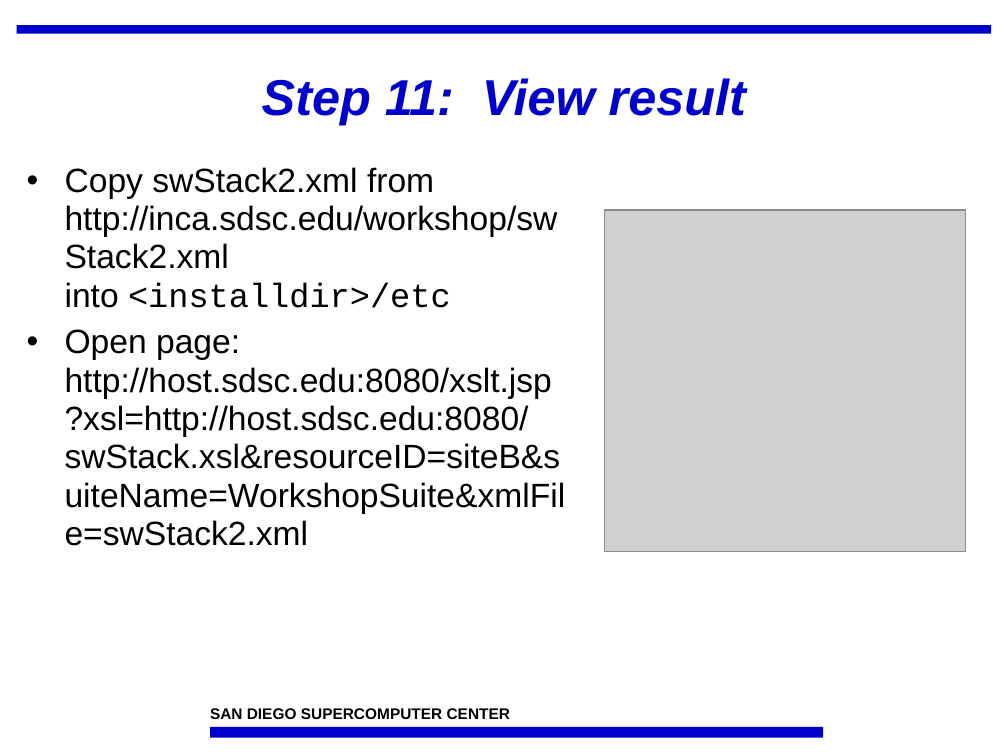
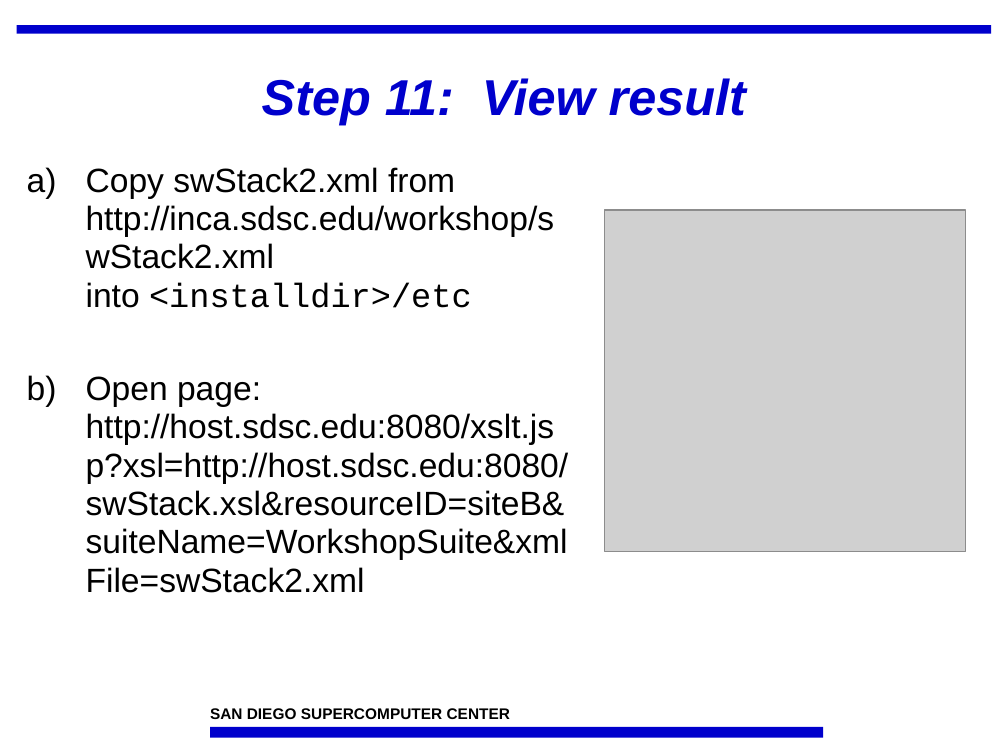
Before and after one commit to IncaProject/inca-xsede, a slide deck: slide 26 of talks/feb-06-workshop/deploy1.ppt (slide 25 before the commit). Drawn at 1008x756 pixels with LibreOffice and Linux fonts; fonts in the diff are those of the drawing; grey boxes stand for pictures; background and template pictures are left out. Boxes give left, top, right and bottom in pixels: in the first picture for what was removed or moved away, otherwise in the second. Text is boxed around its words. In the diff, an @@ line names an element or a change of style, - is before the commit and + after.

```diff
--- a/talks/feb-06-workshop/deploy1.ppt
+++ b/talks/feb-06-workshop/deploy1.ppt
@@ text "Copy swStack2.xml from http://inca.sdsc.edu/workshop/swStack ..." at (86,167,569,593): bullet • to a) @@
```
Also in this commit, not shown: 19 other slides changed, 1 slide added.
